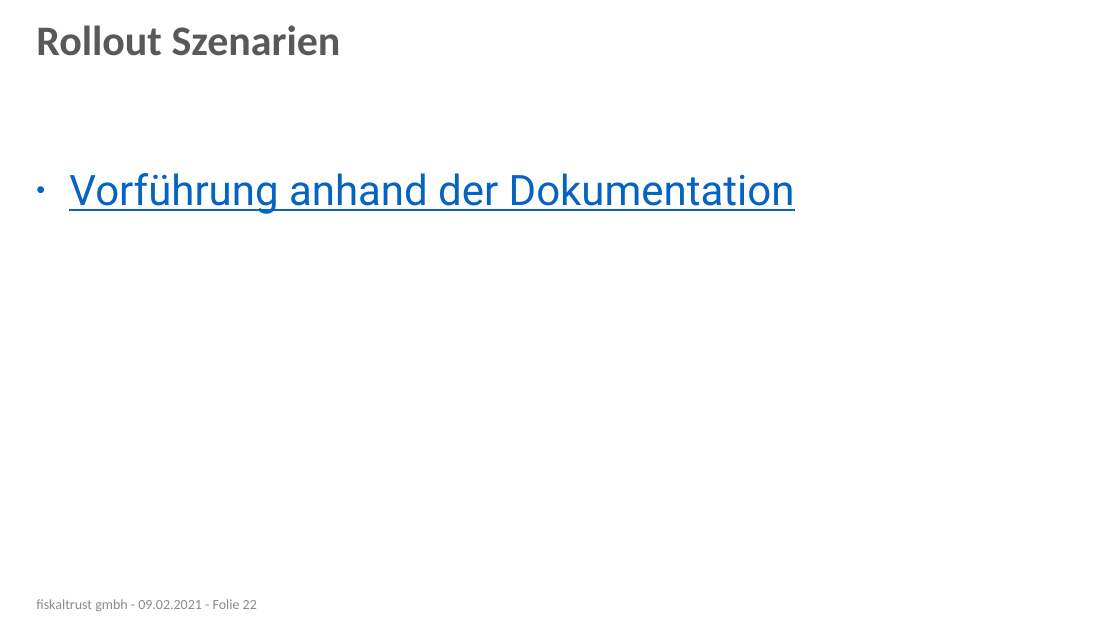
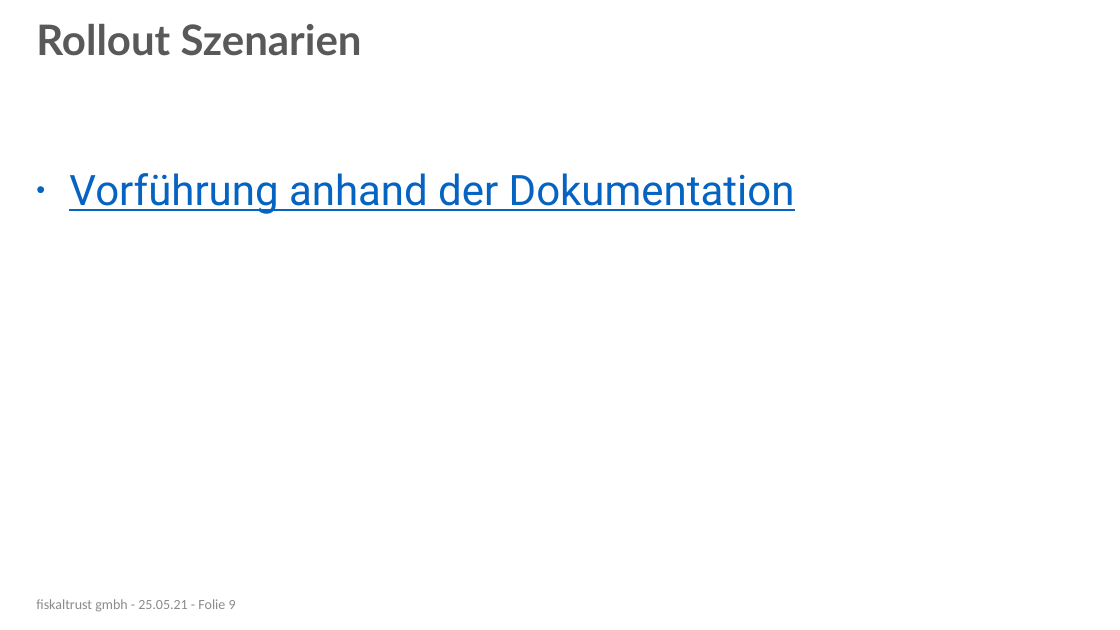
Before and after one commit to fiskaltrust/getting-started, a slide deck: slide 9 of posdealers/presentations/tech/media/posdealer-tech-rollout.pptx (slide 22 before the commit). Drawn at 1120x630 pixels with LibreOffice and Linux fonts; fonts in the diff are those of the drawing; background and template pictures are left out. Boxes give left, top, right and bottom in pixels: in the first picture for what was removed or moved away, otherwise in the second. Text is boxed around its words. In the diff, an @@ line names an element or a change of style, - is before the commit and + after.

```diff
--- a/posdealers/presentations/tech/media/posdealer-tech-rollout.pptx
+++ b/posdealers/presentations/tech/media/posdealer-tech-rollout.pptx
@@ title "Rollout Szenarien" at (x1=36, y1=24, x2=362, y2=56): font Calibri to Lato @@
@@ text at (x1=36, y1=599, x2=236, y2=612): text changed @@
-fiskaltrust gmbh - 09.02.2021 - Folie 22
+fiskaltrust gmbh - 25.05.21 - Folie 9
```
Also in this commit, not shown: 9 other slides changed, 12 slides removed, 3 other files.
